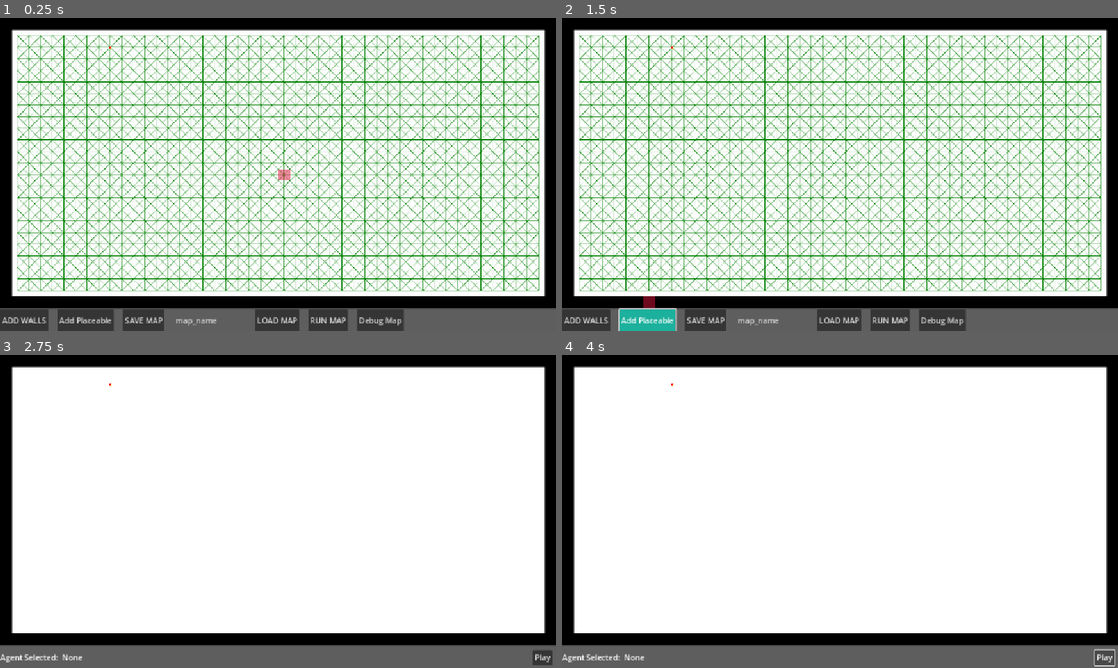
Above: before the commit, frames 1-4 (two rows, left to right).
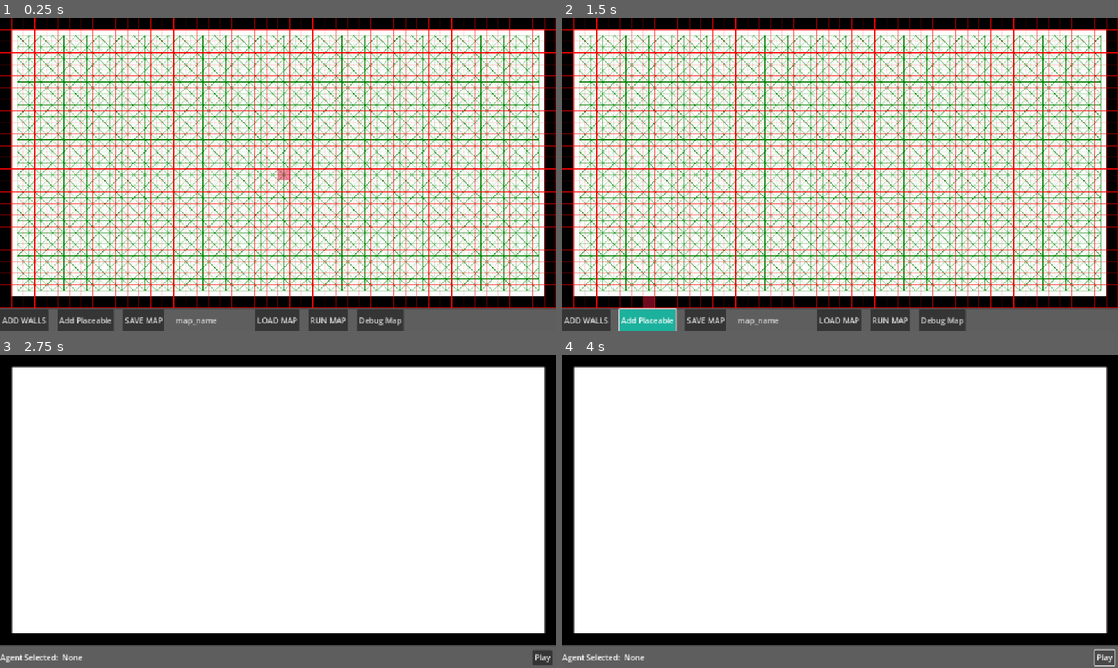
Above: after the commit, the same moments.

Repository: 702BH/GameAIProjects
Game: Godot game, scene res://ProgrammingGameAIByExample/Raven/raven_main_scene.tscn
Two runs of this game, one before a commit and one after it. Both use one fixed random seed, a clock stepped at 60 frames per second and the inputs below. The project has no main scene, so this scene is started directly.
Inputs:
- Up to frame 1 (0.25 s): no input
- Up to frame 2 (1.5 s): click "ADD WALLS" at 0.5 s; click "Add Placeable" at 1.25 s
- Up to frame 3 (2.75 s): click "RUN MAP" at 2 s
- Up to frame 4 (4 s): click "Play" at 2.75 s; click "Play" at 3.5 s

The runs differ from the first frame. In frame 1, 13% of the frame differs, in the area x 0-100%, y 0-93%; in frame 2, 13%; in frame 3, less than 0.1%; in frame 4, less than 0.1%.

Commit message:
implemented agent name and health ui

Diff:
--- a/aiforgamesprojects/ProgrammingGameAIByExample/Raven/agent_container.gd
+++ b/aiforgamesprojects/ProgrammingGameAIByExample/Raven/agent_container.gd
@@ -7,9 +7,6 @@
 
 var dummy_count := 0
 
-func _draw() -> void:
-	draw_circle(Vector2(228, 60), 2.0, "red")
-	draw_circle(Vector2(229, 63), 2.0, "orange")
 
 
 func query_selectable(pos: Vector2) -> void:
--- a/aiforgamesprojects/ProgrammingGameAIByExample/Raven/raven_agent.gd
+++ b/aiforgamesprojects/ProgrammingGameAIByExample/Raven/raven_agent.gd
@@ -6,6 +6,9 @@
 @onready var vision :Area2D= $agent_vision
 @onready var vision_shape := $agent_vision/vision_collision
 
+
+@onready var name_label := $Control/VBoxContainer/Name
+@onready var health_label := $Control/VBoxContainer/Health
 
 # for debug purposes
 var names = ["Jarvan", "Lulu", "Malphite", "Ryze"]
@@ -82,6 +85,8 @@
 	#feeler_length = World.cell_size
 	RavenServiceBus.agent_goal_changed.connect(_on_goal_changed.bind())
 	RavenServiceBus.agent_died.connect(_on_agent_died.bind())
+	name_label.text = agent_name
+	health_label.text = str(health) + " / " + str(max_health)
 
 func _on_agent_died(agent: RavenAgent) -> void:
 	# remove bot from memoery
@@ -189,29 +194,31 @@
 		draw_circle(Vector2.ZERO, 4.0, Color.GOLD)
 	draw_line(Vector2.ZERO, Vector2(10.0,0.0), "red")
 
-
-
-	draw_circle(to_local(feelers[0]), 3.0, Color.RED)
-	draw_circle(to_local(feelers[1]), 3.0, Color.RED)
-	draw_circle(to_local(feelers[2]), 3.0, Color.RED)
-
-	if !current_path.is_empty():
-		#print("drawing target:")
-		var target_node:PathEdge = current_path[current_path.size()-1]
-
-		draw_circle(to_local(World.grid_to_world(target_node.destination.x, target_node.destination.y)), 6.0, Color.NAVY_BLUE)
-		#draw_line(Vector2.ZERO, to_local(grid_to_world(current_path[0].node_pos.x, current_path[0].node_pos.y, path_planner.resolution)), "orange")
-		for edge:PathEdge in current_path:
-			var color := Color.ORANGE
-			draw_line(to_local(World.grid_to_world(edge.source.x, edge.source.y)), to_local(World.grid_to_world(edge.destination.x, edge.destination.y)), color)
-
-		#for i in range(0, current_path.size() - 1):
-			#if i == current_path.size() - 1:
-				#continue
-			#else:
-				#draw_line(to_local(grid_to_world(current_path[i].node_pos.x, current_path[i].node_pos.y, path_planner.resolution)), to_local(grid_to_world(current_path[i+1].node_pos.x, current_path[i+1].node_pos.y, path_planner.resolution)), "orange")
-	if steering_controller.target:
-		draw_circle(to_local(steering_controller.target), 6.0, "green")
+	if DebugSettings.debug_mode:
+
+
+
+		draw_circle(to_local(feelers[0]), 3.0, Color.RED)
+		draw_circle(to_local(feelers[1]), 3.0, Color.RED)
+		draw_circle(to_local(feelers[2]), 3.0, Color.RED)
+
+		if !current_path.is_empty():
+			#print("drawing target:")
+			var target_node:PathEdge = current_path[current_path.size()-1]
+
+			draw_circle(to_local(World.grid_to_world(target_node.destination.x, target_node.destination.y)), 6.0, Color.NAVY_BLUE)
+			#draw_line(Vector2.ZERO, to_local(grid_to_world(current_path[0].node_pos.x, current_path[0].node_pos.y, path_planner.resolution)), "orange")
+			for edge:PathEdge in current_path:
+				var color := Color.ORANGE
+				draw_line(to_local(World.grid_to_world(edge.source.x, edge.source.y)), to_local(World.grid_to_world(edge.destination.x, edge.destination.y)), color)
+
+			#for i in range(0, current_path.size() - 1):
+				#if i == current_path.size() - 1:
+					#continue
+				#else:
+					#draw_line(to_local(grid_to_world(current_path[i].node_pos.x, current_path[i].node_pos.y, path_planner.resolution)), to_local(grid_to_world(current_path[i+1].node_pos.x, current_path[i+1].node_pos.y, path_planner.resolution)), "orange")
+		if steering_controller.target:
+			draw_circle(to_local(steering_controller.target), 6.0, "green")
 
 func _on_generate_paths_pressed() -> void:
 	current_path.clear()
@@ -249,7 +256,7 @@
 		queue_free()
 	health = clamp(health, 0, 100)
 	print("TAKEN DAMAGE, REAMINING HEALTH: ", health)
-
+	health_label.text = str(health) + " / " + str(max_health)
 
 func add_health(amount:float) -> void:
 	health += amount
--- a/aiforgamesprojects/ProgrammingGameAIByExample/Raven/raven_agent.tscn
+++ b/aiforgamesprojects/ProgrammingGameAIByExample/Raven/raven_agent.tscn
@@ -1,6 +1,8 @@
-[gd_scene load_steps=2 format=3 uid="uid://bw8n4rlrth5ch"]
+[gd_scene load_steps=3 format=3 uid="uid://bw8n4rlrth5ch"]
 
 [ext_resource type="Script" uid="uid://b652dbejbm1bw" path="res://ProgrammingGameAIByExample/Raven/raven_agent.gd" id="1_y4deu"]
+
+[sub_resource type="SystemFont" id="SystemFont_y4deu"]
 
 [node name="RavenAgent" type="Node2D"]
 z_index = 50
@@ -23,3 +25,32 @@
 monitoring = false
 
 [node name="body_collision" type="CollisionShape2D" parent="agent_body"]
+
+[node name="Control" type="Control" parent="."]
+layout_mode = 3
+anchors_preset = 0
+offset_left = -19.0
+offset_top = -41.0
+offset_right = 21.0
+offset_bottom = -1.0
+
+[node name="VBoxContainer" type="VBoxContainer" parent="Control"]
+layout_mode = 0
+offset_right = 43.0
+offset_bottom = 33.0
+theme_override_constants/separation = 0
+
+[node name="Name" type="Label" parent="Control/VBoxContainer"]
+modulate = Color(1, 0, 0, 1)
+layout_mode = 2
+theme_override_font_sizes/font_size = 10
+text = "Name"
+uppercase = true
+
+[node name="Health" type="Label" parent="Control/VBoxContainer"]
+modulate = Color(0, 1, 0.15, 1)
+layout_mode = 2
+theme_override_fonts/font = SubResource("SystemFont_y4deu")
+theme_override_font_sizes/font_size = 11
+text = "Health"
+uppercase = true
--- a/aiforgamesprojects/ProgrammingGameAIByExample/Raven/raven_main_scene.tscn
+++ b/aiforgamesprojects/ProgrammingGameAIByExample/Raven/raven_main_scene.tscn
@@ -39,7 +39,6 @@
 script = ExtResource("3_wa7ej")
 
 [node name="StaticDrawing" type="Node2D" parent="MapDrawingInput/SubViewport/MapDrawing"]
-visible = false
 script = ExtResource("7_vghlm")
 
 [node name="BucketDrawing" type="Node2D" parent="MapDrawingInput"]
